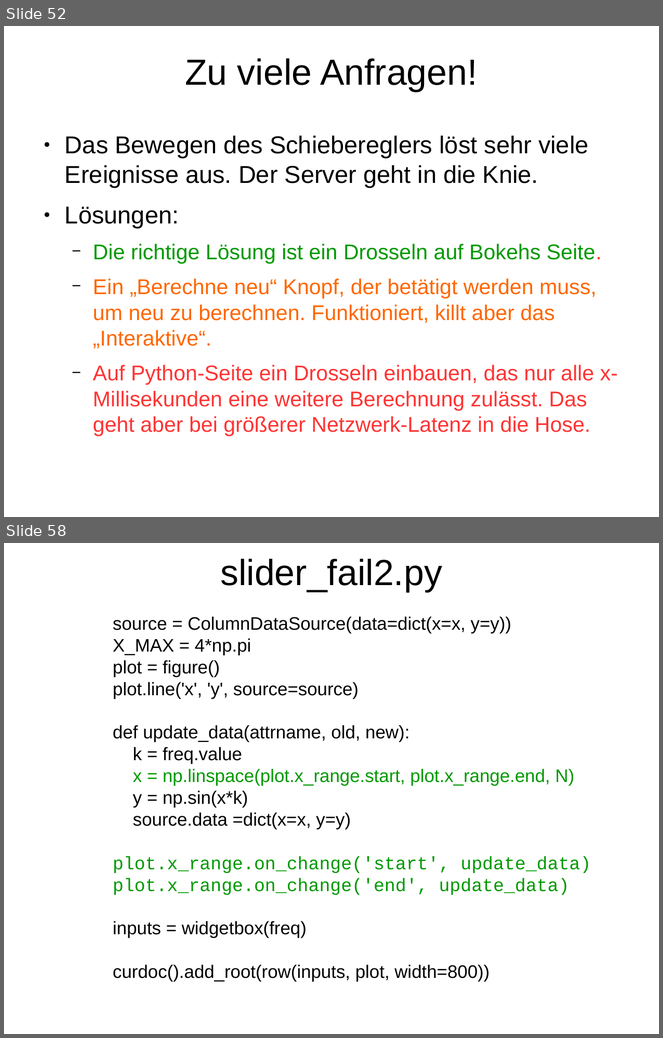
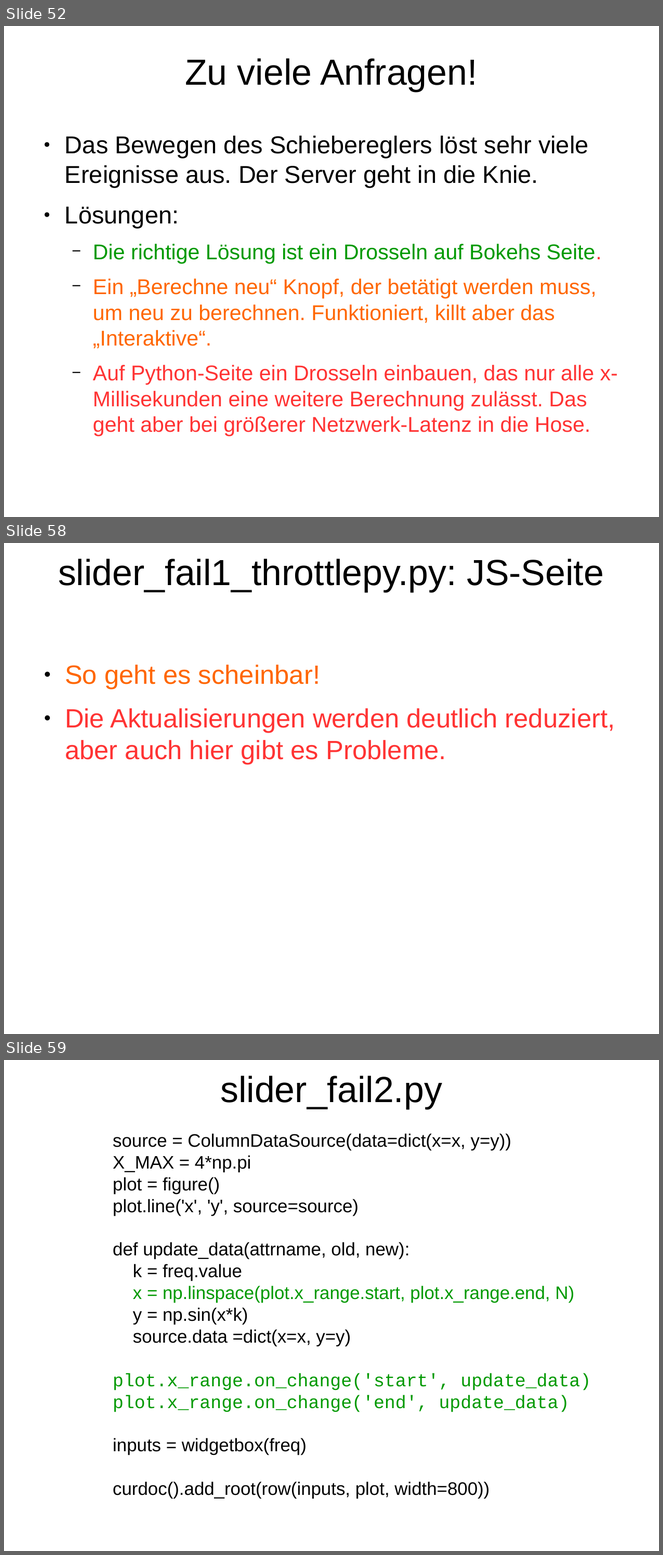
Before and after one commit to Inqbus/python_summit, a slide deck: vortrag/bokeh_sandra.odp. Shown one above the other, each under a label of ours: slides 52 and 58 before the commit, slides 52, 58 and 59 after it; the slides between them are not shown. The pictures are 663x1038 and 663x1555 pixels, drawn with LibreOffice and Linux fonts; fonts in the diff are those of the drawing. Boxes give left, top, right and bottom in pixels: in the first picture for what was removed or moved away, otherwise in the second. Text is boxed around its words. In the diff, an @@ line names an element or a change of style, - is before the commit and + after.

```diff
--- a/vortrag/bokeh_sandra.odp
+++ b/vortrag/bokeh_sandra.odp
@@ slide 58 added at (x1=4, y1=543, x2=659, y2=1034), background #FFFFFF @@
@@ title added at (x1=58, y1=559, x2=604, y2=592), 44 pt, text #000000 @@
+slider_fail1_throttlepy.py: JS-Seite
@@ text added at (x1=65, y1=665, x2=616, y2=765), 32 pt, text #FF3333 @@
+● So geht es scheinbar!
+● Die Aktualisierungen werden deutlich reduziert, aber auch hier gibt es Probleme.
@@ what was slide 58 is now slide 59 @@
```
Also in this commit, not shown: 8 slides changed, 2 other slides added, 3 other files.
